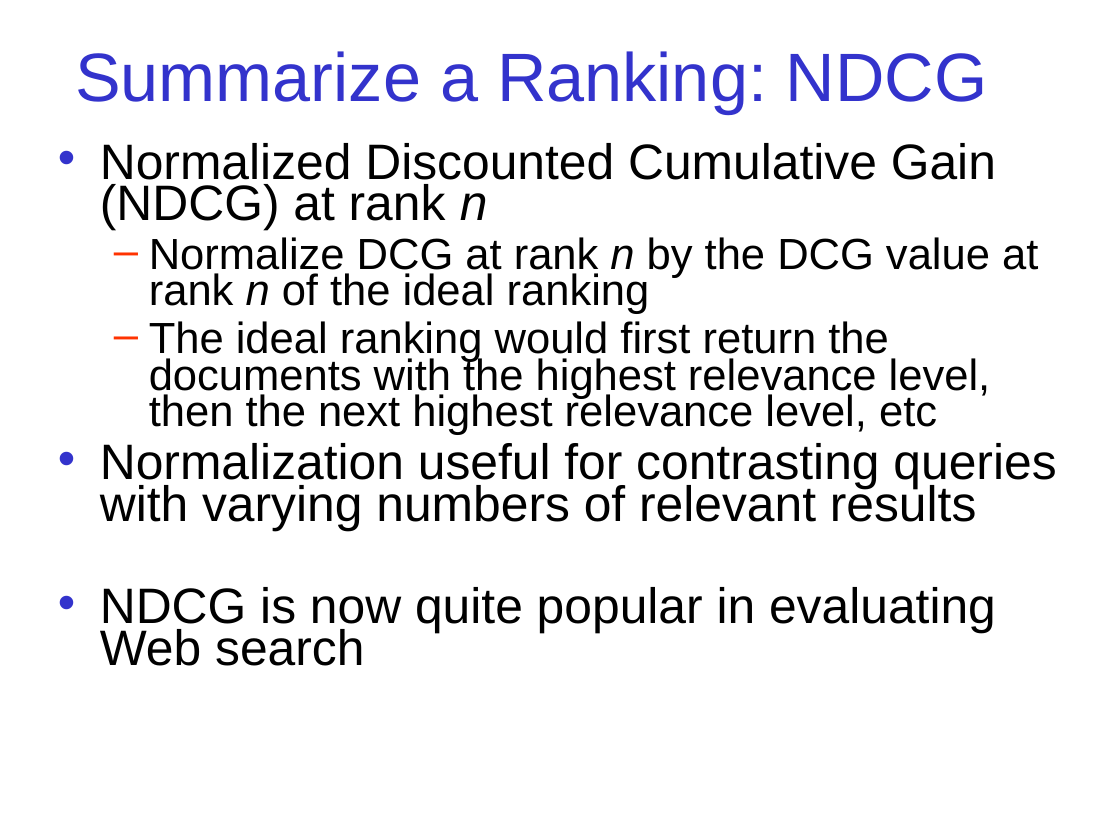
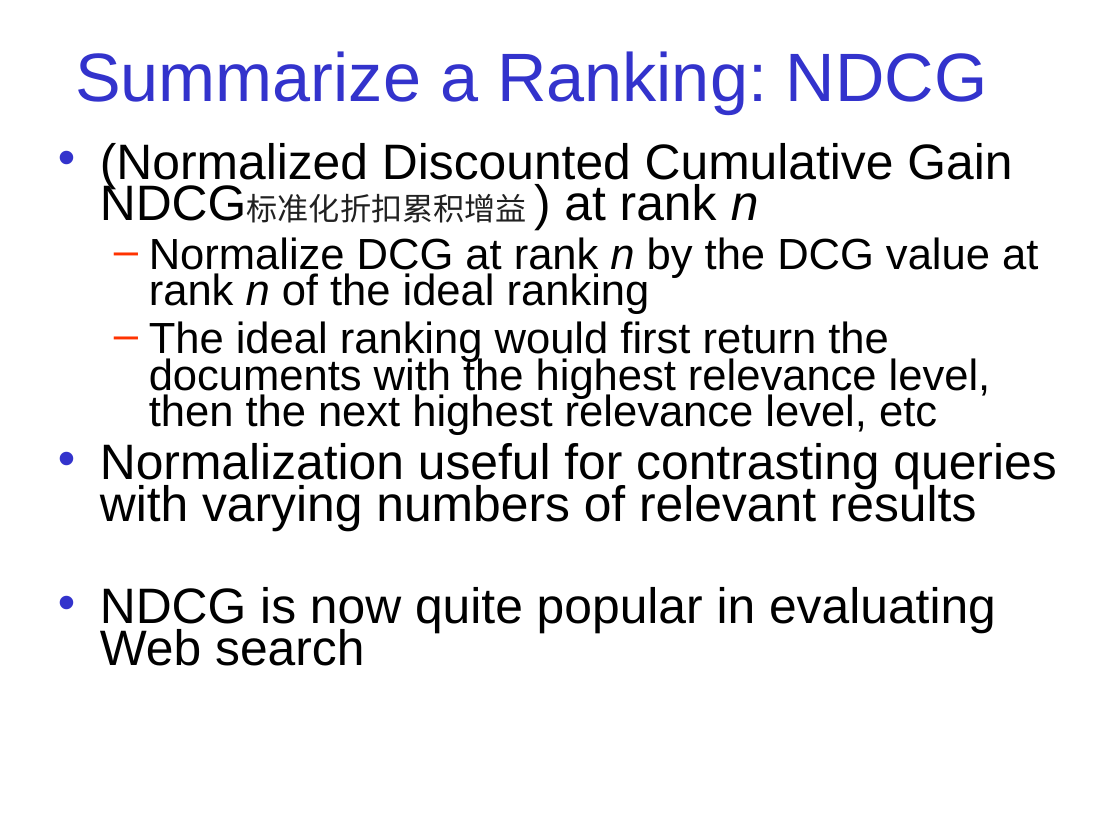
Before and after one commit to zhengxq27/Junoir_study_last, a slide deck: slide 74 of 数据挖掘/课件/retrieval-evaluation.ppt. Drawn at 1120x840 pixels with LibreOffice and Linux fonts; fonts in the diff are those of the drawing. Boxes give left, top, right and bottom in pixels: in the first picture for what was removed or moved away, otherwise in the second. Text is boxed around its words. In the diff, an @@ line names an element or a change of style, - is before the commit and + after.

```diff
--- a/数据挖掘/课件/retrieval-evaluation.ppt
+++ b/数据挖掘/课件/retrieval-evaluation.ppt
@@ text at (100,143,1012,221): text changed @@
-• Normalized Discounted Cumulative Gain (NDCG) at rank n
+• (Normalized Discounted Cumulative Gain NDCG标准化折扣累积增益 ) at rank n
```
Also in this commit, not shown: 12 other slides changed.
